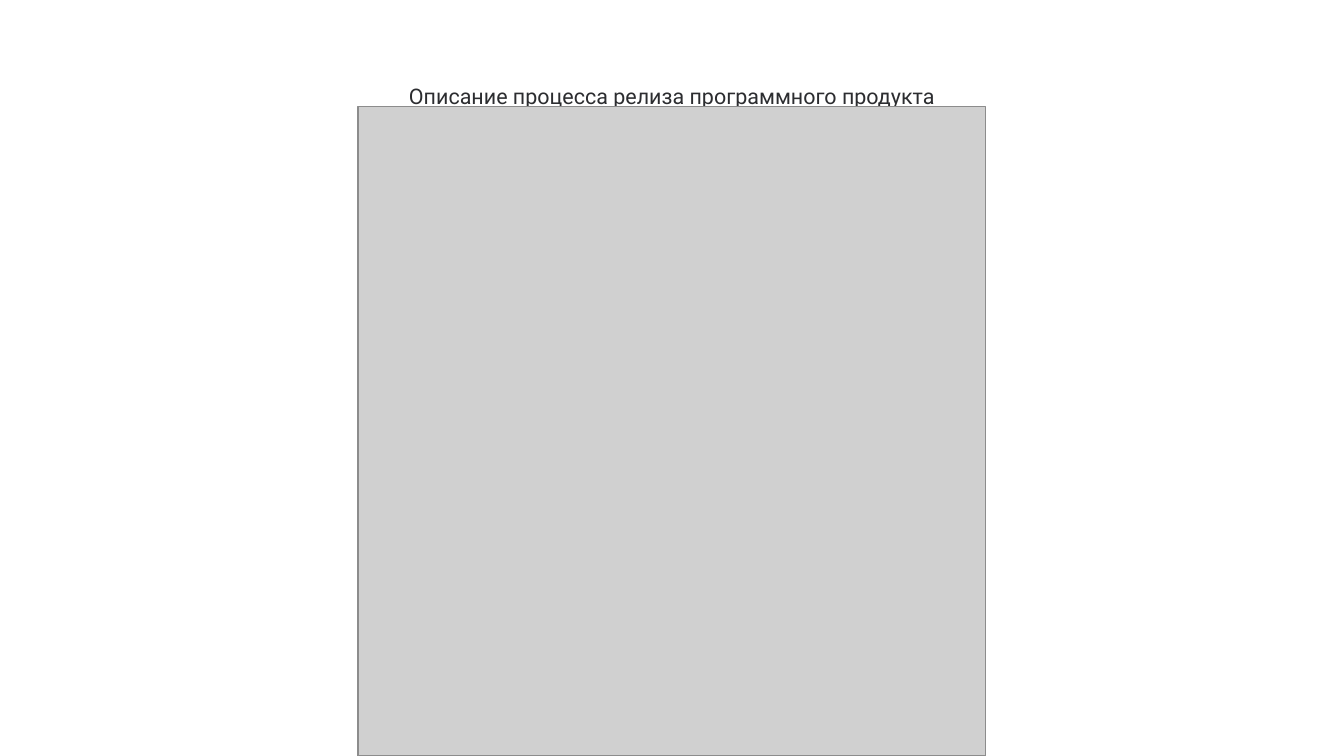
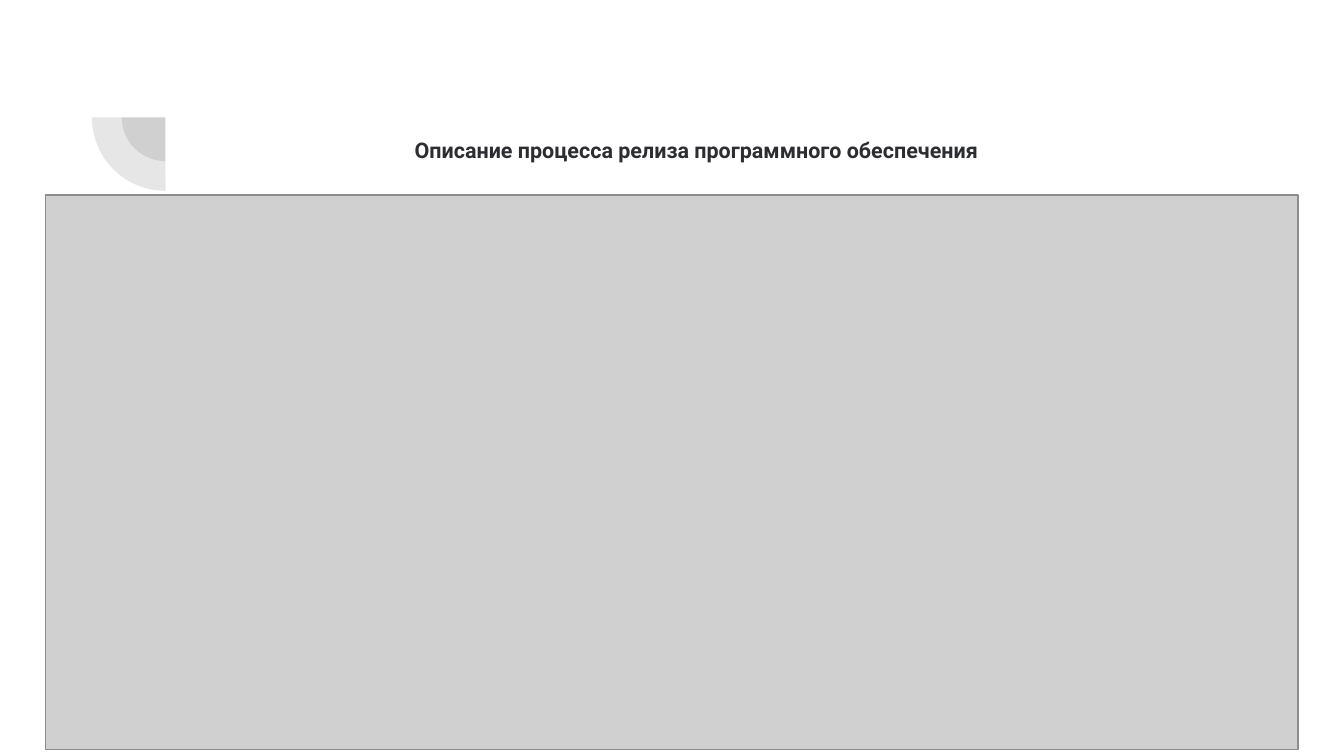
Before and after one commit to BlackStoneShadow/Business, a slide deck: slide 6 of Process/Lesson11/BPTotal.pptx. Drawn at 1344x756 pixels with LibreOffice and Linux fonts; fonts in the diff are those of the drawing; grey boxes stand for pictures. Boxes give left, top, right and bottom in pixels: in the first picture for what was removed or moved away, otherwise in the second. Text is boxed around its words. In the diff, an @@ line names an element or a change of style, - is before the commit and + after.

```diff
--- a/Process/Lesson11/BPTotal.pptx
+++ b/Process/Lesson11/BPTotal.pptx
@@ pie slice (boxed as its full ellipse) added at [91, 44, 238, 191], fill #424242 at 13% opacity @@
@@ pie slice (boxed as its full ellipse) added at [122, 74, 210, 161], fill #424242 at 13% opacity @@
@@ title at [415, 141, 978, 163]: text changed; bold on @@
-Описание процесса релиза программного продукта
+Описание процесса релиза программного обеспечения
@@ picture: place and size @@
-picture at [359, 106, 986, 755]
+picture at [46, 195, 1298, 749]
```
Also in this commit, not shown: 5 other slides changed, 4 slides added.
